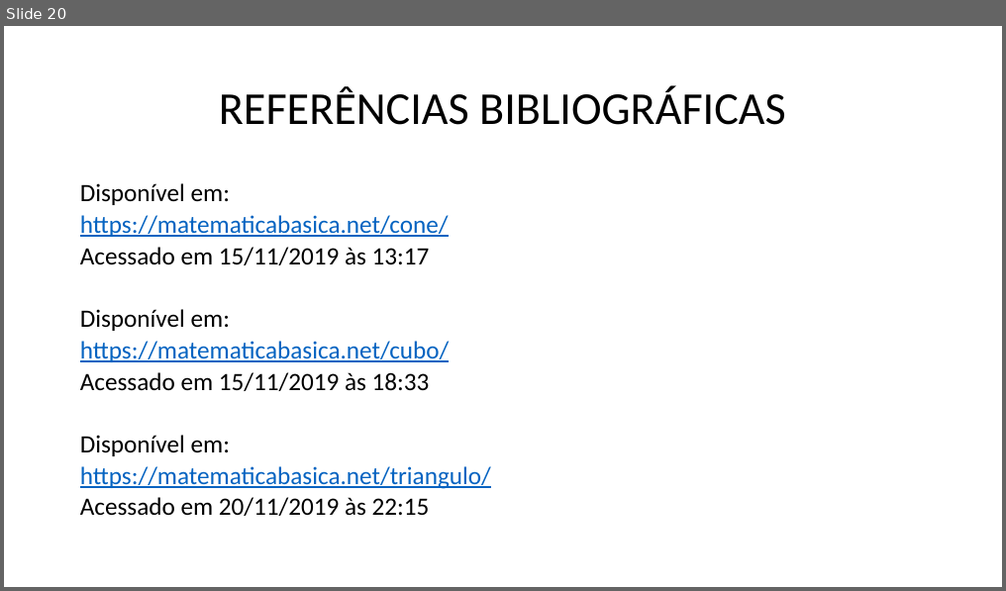
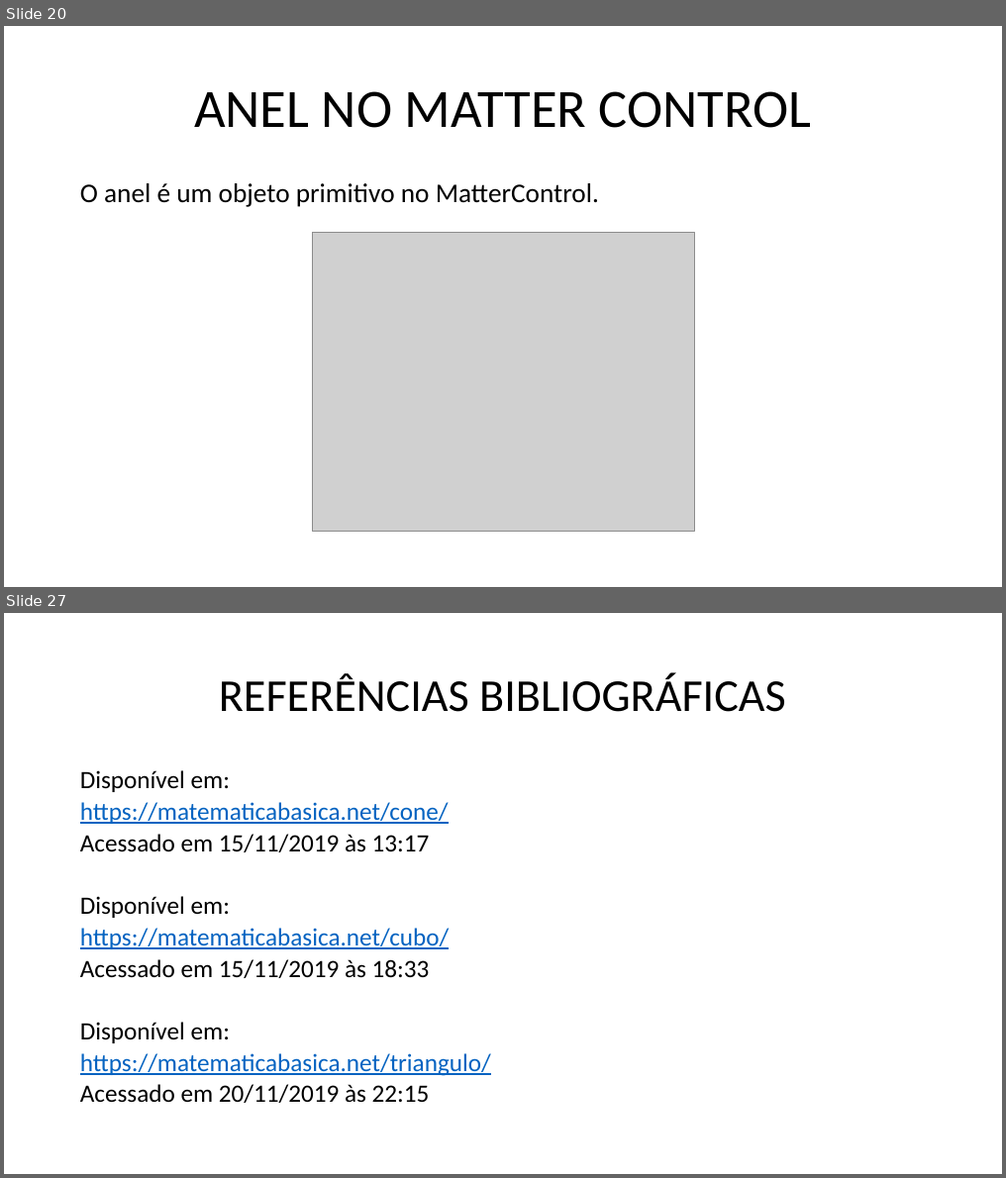
Before and after one commit to marcosdosea/ManualImpessora3D, a slide deck: Curso/Fundamentos de impressão 3D - Objetos.pptx. Shown one above the other, each under a label of ours: slide 20 before the commit, slides 20 and 27 after it; the slides between them are not shown. The pictures are 1006x591 and 1006x1178 pixels, drawn with LibreOffice and Linux fonts; fonts in the diff are those of the drawing; grey boxes stand for pictures. Boxes give left, top, right and bottom in pixels: in the first picture for what was removed or moved away, otherwise in the second. Text is boxed around its words. In the diff, an @@ line names an element or a change of style, - is before the commit and + after.

```diff
--- a/Curso/Fundamentos de impressão 3D - Objetos.pptx
+++ b/Curso/Fundamentos de impressão 3D - Objetos.pptx
@@ slide 20 added at (4,26,1002,587), background #FFFFFF @@
@@ title added at (194,91,812,128), 52 pt, text #000000 @@
+ANEL NO MATTER CONTROL
@@ text added at (80,183,599,207), 26 pt, text #000000 @@
+O anel é um objeto primitivo no MatterControl.
@@ picture added at (312,232,693,531) @@
@@ what was slide 20 is now slide 27 @@
```
Also in this commit, not shown: 16 slides changed, 6 other slides added, 6 other files.
